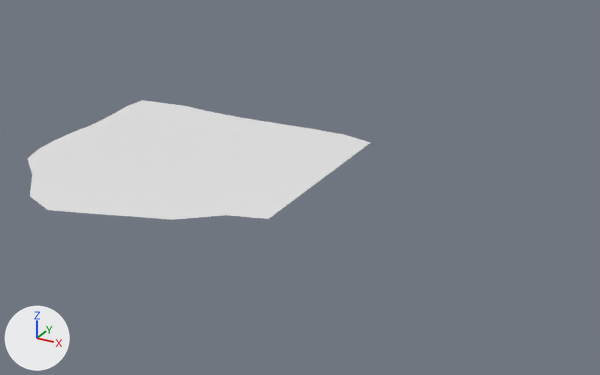
The Blender file Assets/Models/World/Village/ground_village2.blend, before and after one commit.
Rendered twice from a 50 mm camera at (19.9, -27.5, 13.0) aimed at (5.2, -0.8, -0.3). Every picture has the same lights, and +X, +Y and +Z are marked at lower left.
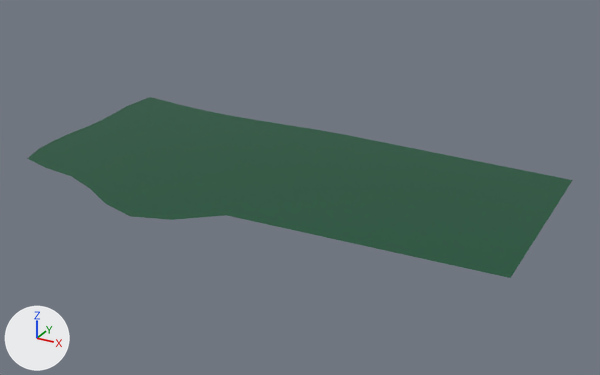
What changed in the scene script:
```text
Add mat_material_001:
    mat_material_001 = bpy.data.materials.new('Material.001')
    mat_material_001.use_nodes = True; mat_material_001.node_tree.nodes.clear()
    _N = mat_material_001.node_tree.nodes; _L = mat_material_001.node_tree.links
    n0 = _N.new('ShaderNodeBsdfPrincipled'); n0.name = 'Principled BSDF'
    n0.distribution = 'GGX'
    n0.subsurface_method = 'RANDOM_WALK_SKIN'
    n1 = _N.new('ShaderNodeOutputMaterial'); n1.name = 'Material Output'
    n2 = _N.new('ShaderNodeRGB'); n2.name = 'RGB'
    n2.outputs[0].default_value = (0.00304, 0.0823, 0.0343, 1.0)  # 'Color', dark green #0a5134
    _L.new(n0.outputs[0], n1.inputs[0])  # 'BSDF' to 'Surface'
    _L.new(n2.outputs[0], n0.inputs[0])  # 'Color' to 'Base Color'
Change me_plane:
    where me_plane.from_pydata(...)  # 81 vertices, 64 faces; spans x -1.15..1.0, y -1.77..1.09, z 0.0
    used by ob_plane; location = (0.0, 0.0, 0.0); scale = (5.98, 4.37, 1.0)
    me_plane part 1: all 9 vertices in x 1.0, y -1.03..1.0, z 0.0 are moved by (1.47, 0.0, 0.0)
    me_plane part 2
    me_plane.vertices[5].co: (0.0, -1.66, 0.0) -> (0.0, -1.44, 0.0)  # pixel (88, 213) -> pixel (105, 203)
    me_plane.vertices[14].co: (-0.5, -1.64, 0.0) -> (-0.5, -1.13, 0.0)  # pixel (29, 196) -> pixel (71, 176)
    me_plane.vertices[30].co: (-0.25, -1.77, 0.0) -> (-0.25, -1.26, 0.0)  # pixel (47, 210) -> pixel (89, 188)
    me_plane.vertices[42].co: (-0.75, -1.27, 0.0) -> (-0.75, -1.09, 0.0)  # pixel (32, 174) -> pixel (46, 168)
    me_plane part 3
    me_plane.vertices[2].co: (-1.14, 1.0, 0.0) -> (-1.14, 1.15, 0.0)  # pixel (142, 100) -> pixel (150, 96)
    add me_plane.materials.append(mat_material_001)
```

What differs and where, as boxes [x1, y1, x2, y2] in the pictures (600 x 375 px; the box of a moved part takes in the faces that stretch with it):
'Plane', recoloured, reshaped (white to green, 59% wider, 50% taller): before [27, 100, 370, 220]; after [27, 97, 573, 278]
part 1 of me_plane, moved or reshaped: before [227, 135, 370, 219]; after [227, 135, 573, 278]
part 2 of me_plane, moved or reshaped: [27, 149, 186, 216] in both
part 3 of me_plane, moved or reshaped: before [128, 100, 183, 113]; after [128, 97, 183, 113]
